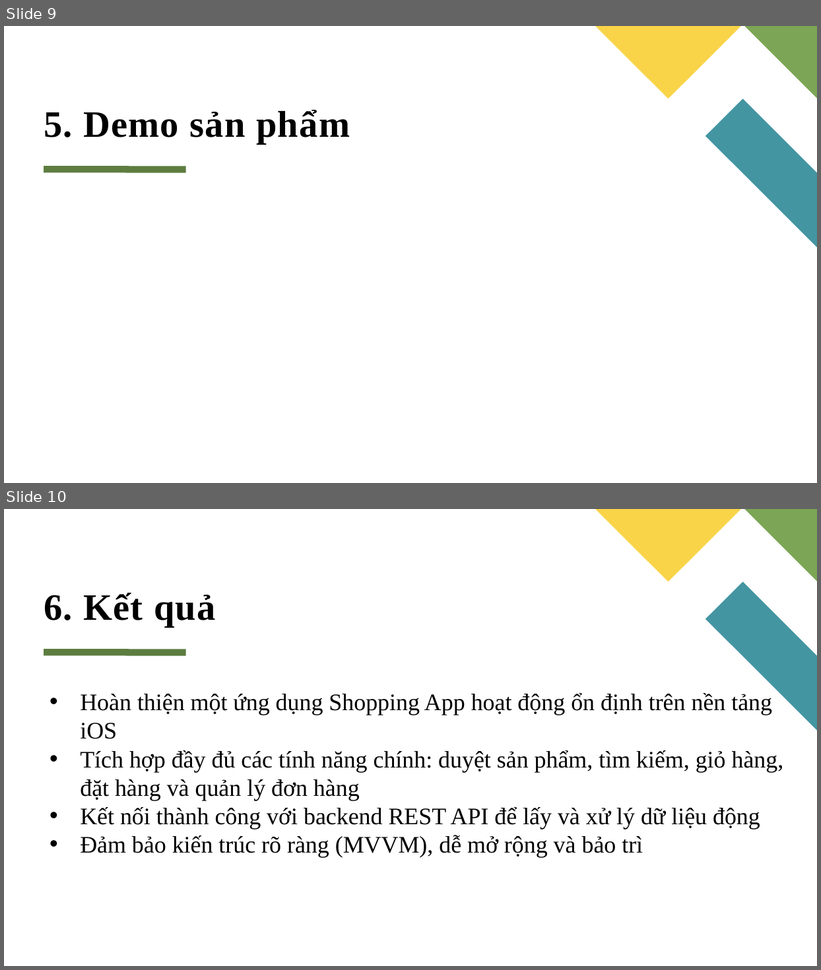
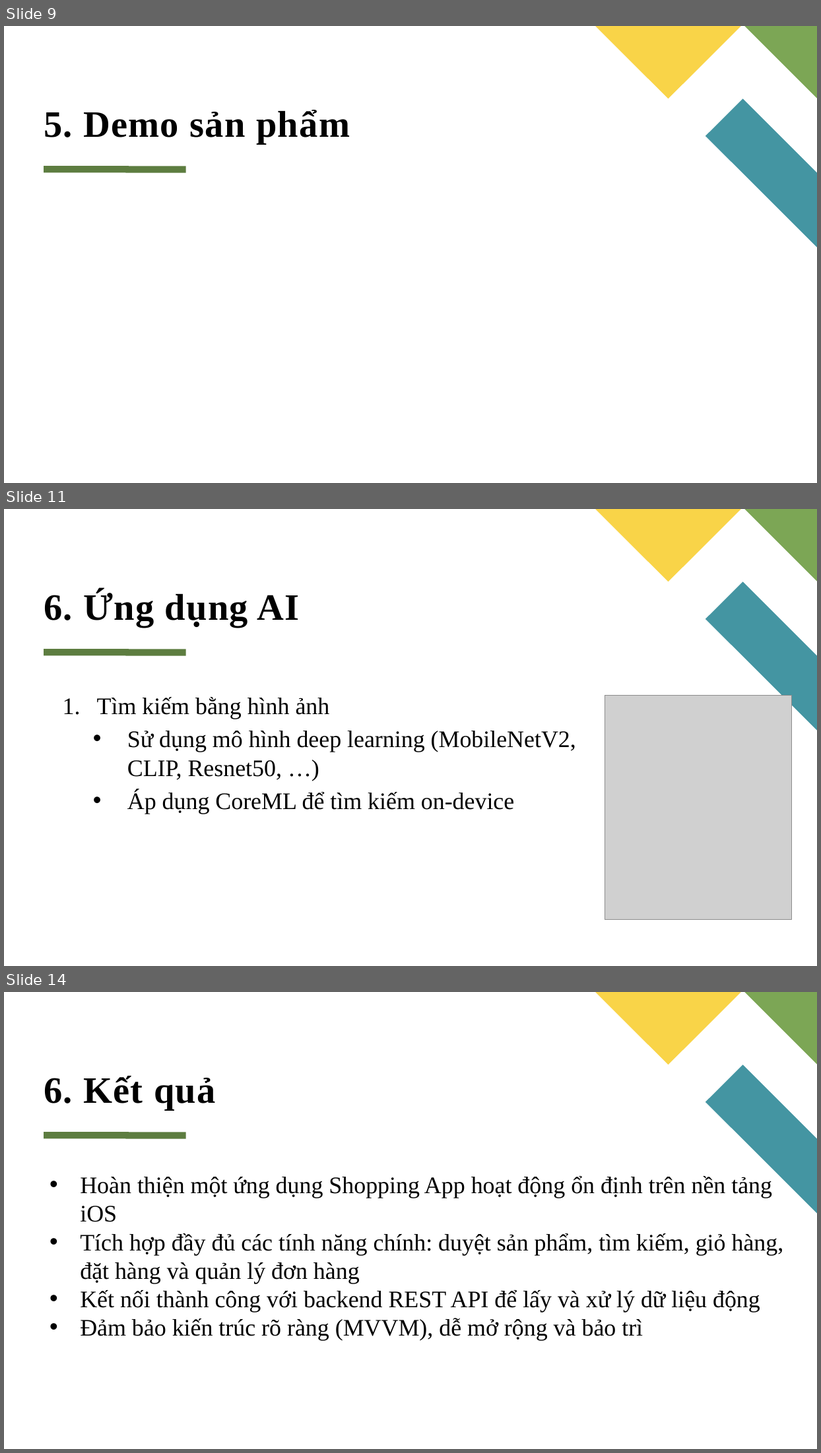
Before and after one commit to PhuHuynhMS/shopping_ios, a slide deck: Geometric annual presentation.pptx. Shown one above the other, each under a label of ours: slides 9 and 10 before the commit, slides 9, 11 and 14 after it; the slides between them are not shown. The pictures are 821x970 and 821x1453 pixels, drawn with LibreOffice and Linux fonts; fonts in the diff are those of the drawing; grey boxes stand for pictures. Boxes give left, top, right and bottom in pixels: in the first picture for what was removed or moved away, otherwise in the second. Text is boxed around its words. In the diff, an @@ line names an element or a change of style, - is before the commit and + after.

```diff
--- a/Geometric annual presentation.pptx
+++ b/Geometric annual presentation.pptx
@@ slide 11 added at (4, 509, 817, 966), background #FFFFFF; not listed: 4 template elements that a slide beside it also shows @@
@@ title added at (44, 591, 300, 627), 44 pt, text #000000, bold @@
+6. Ứng dụng AI
@@ text added at (97, 697, 576, 815), 28 pt, text #000000 @@
+  1. Tìm kiếm bằng hình ảnh
+    • Sử dụng mô hình deep learning (MobileNetV2, CLIP, Resnet50, …)
+    • Áp dụng CoreML để tìm kiếm on-device
@@ picture added at (605, 695, 792, 920) @@
@@ what was slide 10 is now slide 14 @@
```
Also in this commit, not shown: 1 slide changed, 3 other slides added.
